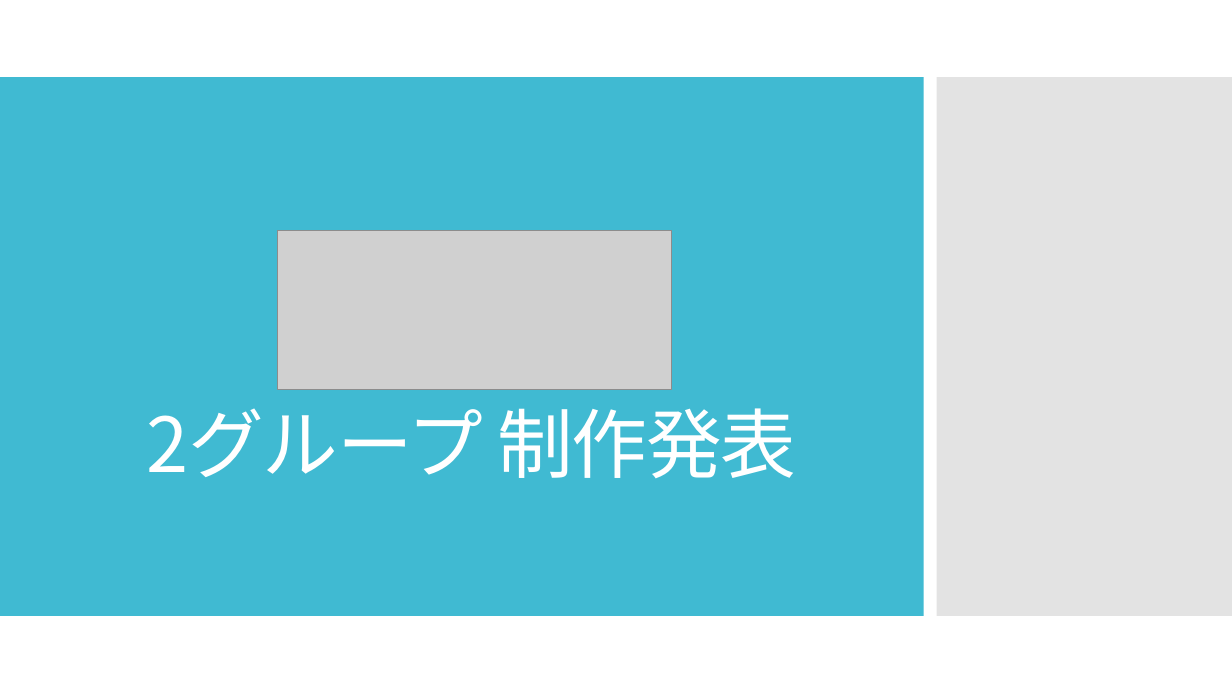
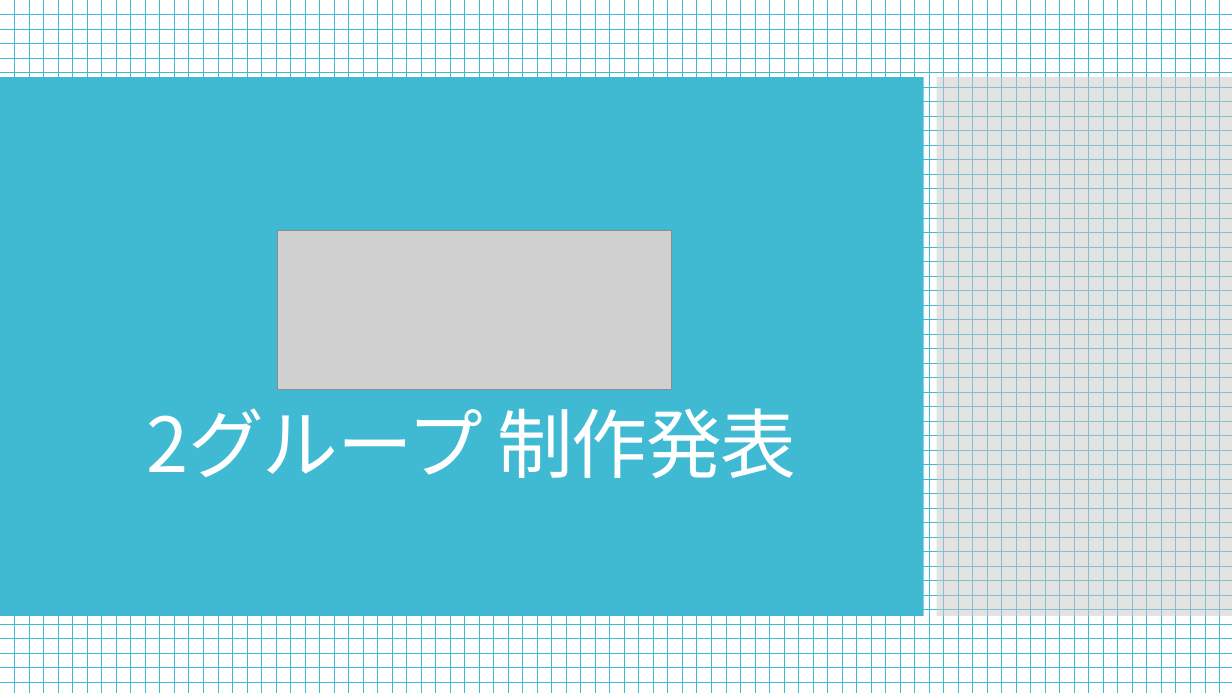
Before and after one commit to simasiman/Olynpic, a slide deck: slide 1 of Documents/発表用資料/2グループ 制作発表.pptx. Drawn at 1232x693 pixels with LibreOffice and Linux fonts; fonts in the diff are those of the drawing; grey boxes stand for pictures. Boxes give left, top, right and bottom in pixels: in the first picture for what was removed or moved away, otherwise in the second. Text is boxed around its words. In the diff, an @@ line names an element or a change of style, - is before the commit and + after.

Commit message:
発表用資料の修正

```diff
--- a/Documents/発表用資料/2グループ 制作発表.pptx
+++ b/Documents/発表用資料/2グループ 制作発表.pptx
@@ background #FFFFFF to pattern #40BAD2 on #FFFFFF @@
```
Also in this commit, not shown: 6 other slides changed, 4 slides added, 3 slides removed.
